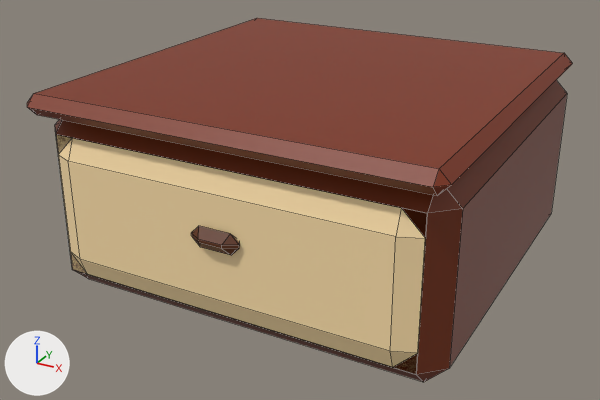
One commit to the FBX model Assets/Testing/EmptyStation.fbx: the scene before it, then after it.
The view is the same before and after, from a 50 mm camera at (1.82, -3.52, 2.05) aimed at (-0.06, -0.12, 0.35). The axes (+X, +Y, +Z) are drawn at lower left. The lights are the same throughout. Mesh edges are drawn as thin lines. Vertices at the same position are counted once.

Objects in the first picture: 'EmptyStation'.
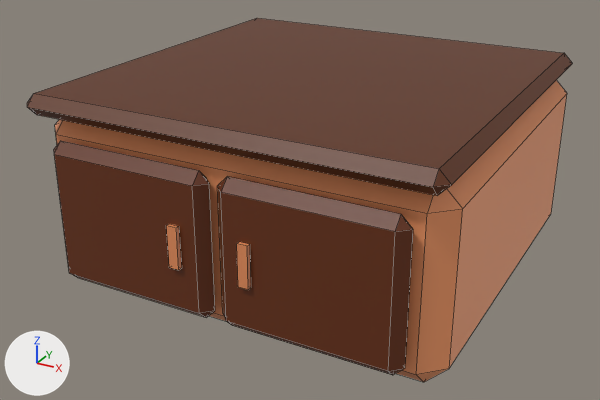
Where the newer file only moved an object's origin or applied its transform, the numbers keep the older frame.

The change, as JSON lines over the scene's bpy script:
```json
{"block": "me_cube_025", "where": "# used by ob_emptystation; location = (0.0, 0.0, 0.0)"}
{"op": "remove", "block": "me_cube_025", "code": "me_cube_025.from_pydata(...)  # 80 vertices, 80 faces; spans x -1.0..1.0, y -1.0..1.0, z 0.0..1.0"}
{"op": "add", "block": "me_cube_025", "code": "me_cube_025.from_pydata(...)  # 88 vertices, 92 faces; spans x -1.0..1.0, y -1.02..1.0, z 0.0..1.0"}
{"block": "me_cube_025", "change": "me_cube_025 part 1: a new loose piece, a box spanning x -0.2..-0.15, y -1.02..-1.0, z 0.35..0.55, in mat_material_002 (picture img_pallete_png)"}
{"block": "me_cube_025", "change": "me_cube_025 part 2: a new loose piece, a box spanning x 0.15..0.2, y -1.02..-1.0, z 0.35..0.55, in mat_material_002 (picture img_pallete_png)"}
{"block": "me_cube_025", "change": "me_cube_025 part 3: the loose piece of 20 vertices spanning x -0.9..0.9, y -0.94..-0.9, z 0.1..0.8 is rebuilt with 16 vertices and now spans x -0.87..-0.02, y -1.0..-0.9, z 0.1..0.8"}
{"block": "me_cube_025", "change": "me_cube_025 part 4: a new loose piece of 16 vertices spanning x 0.02..0.87, y -1.0..-0.9, z 0.1..0.8, in mat_material_002 (picture img_pallete_png)"}
{"block": "me_cube_025", "change": "me_cube_025 part 5: the loose piece of 16 vertices spanning x -0.12..0.12, y -0.99..-0.92, z 0.45..0.55 is deleted"}
{"block": "me_cube_025", "change": "me_cube_025 part 6"}
{"block": "me_cube_025", "change": "4 vertices are removed from x -0.9..0.9, y -0.9, z 0.1..0.8"}
{"block": "me_cube_025", "change": "10 faces are deleted"}
{"block": "me_cube_025", "change": "9 new faces join them"}
{"block": "me_cube_025", "change": "me_cube_025 part 7: 36 kept faces spanning x -1.0..1.0, y -1.0..1.0, z 0.0..1.0 get new texture (UV) coordinates"}
```

Changed parts and their boxes (x1, y1, x2, y2) in the pictures (600 x 400 px; the box of a moved part takes in the faces that stretch with it):
```json
{"part": 1, "of": "me_cube_025", "change": "added", "after": [166, 224, 182, 270], "on screen": "orange"}
{"part": 2, "of": "me_cube_025", "change": "added", "after": [237, 242, 251, 290], "on screen": "orange"}
{"part": 3, "of": "me_cube_025", "change": "rebuilt", "before": [58, 138, 425, 367], "after": [54, 141, 215, 317], "on screen": "56% narrower, 23% shorter"}
{"part": 4, "of": "me_cube_025", "change": "added", "after": [217, 177, 413, 375], "on screen": "brown"}
{"part": 5, "of": "me_cube_025", "change": "deleted", "before": [191, 226, 240, 255], "on screen": "brown"}
{"part": 6, "of": "me_cube_025", "change": "moved or reshaped", "before": [55, 119, 463, 382], "after": [55, 119, 463, 382]}
{"part": 7, "of": "me_cube_025", "change": "surface changed", "before": [27, 18, 573, 368], "after": [27, 18, 573, 368]}
```
